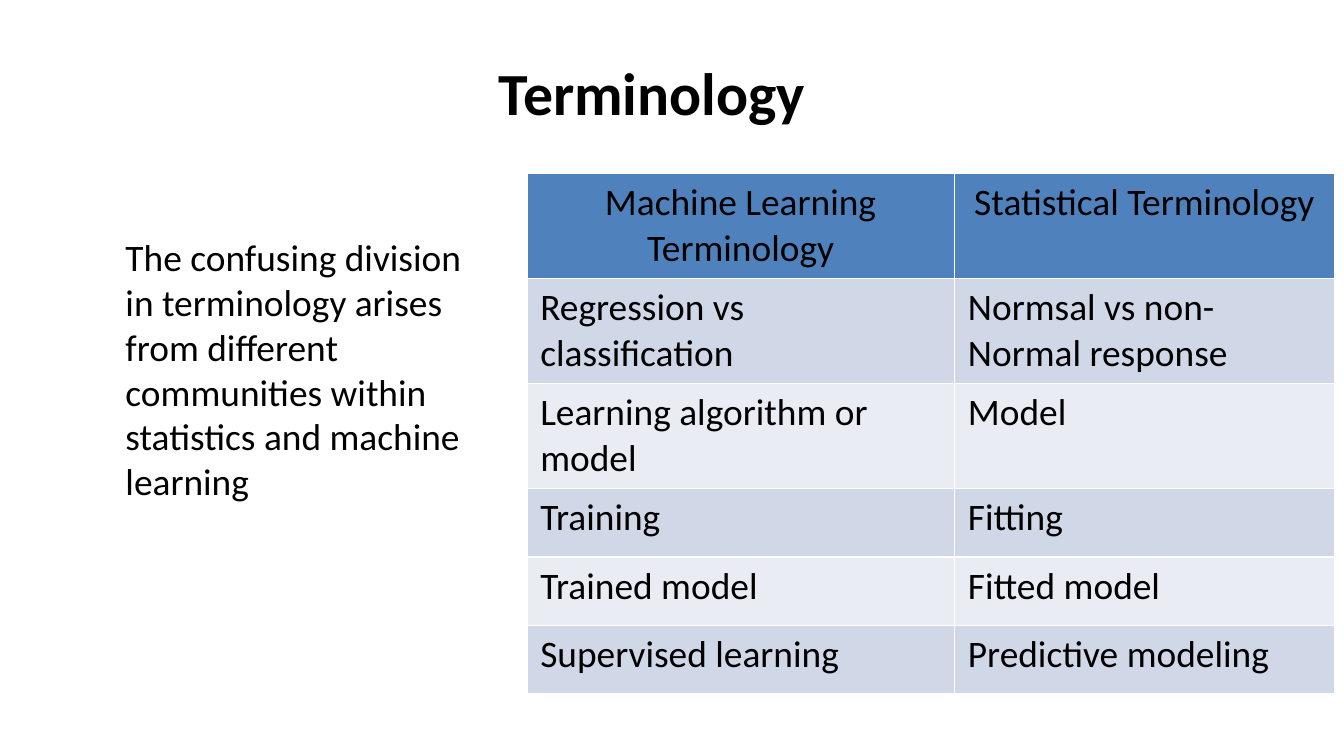
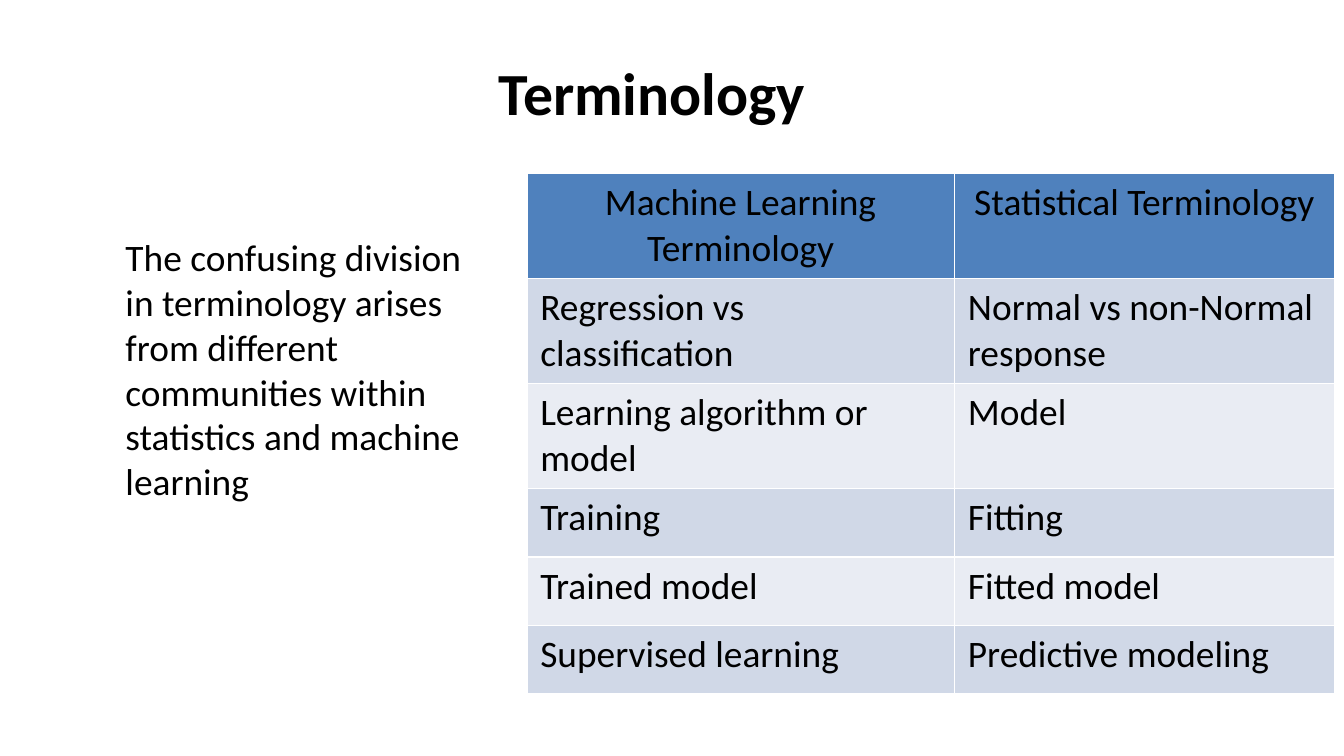
Before and after one commit to StephenElston/CSCI-E-83, a slide deck: slide 7 of LectureSlides/08_IntroductionToLinearModels.pptx. Drawn at 1344x756 pixels with LibreOffice and Linux fonts; fonts in the diff are those of the drawing. Boxes give left, top, right and bottom in pixels: in the first picture for what was removed or moved away, otherwise in the second. Text is boxed around its words. In the diff, an @@ line names an element or a change of style, - is before the commit and + after.

```diff
--- a/LectureSlides/08_IntroductionToLinearModels.pptx
+++ b/LectureSlides/08_IntroductionToLinearModels.pptx
@@ table at (x1=527, y1=173, x2=1335, y2=688) @@
-row 2, column 2: Normsal vs non-Normal response
+row 2, column 2: Normal vs non-Normal response
```
Also in this commit, not shown: 2 other slides changed.
